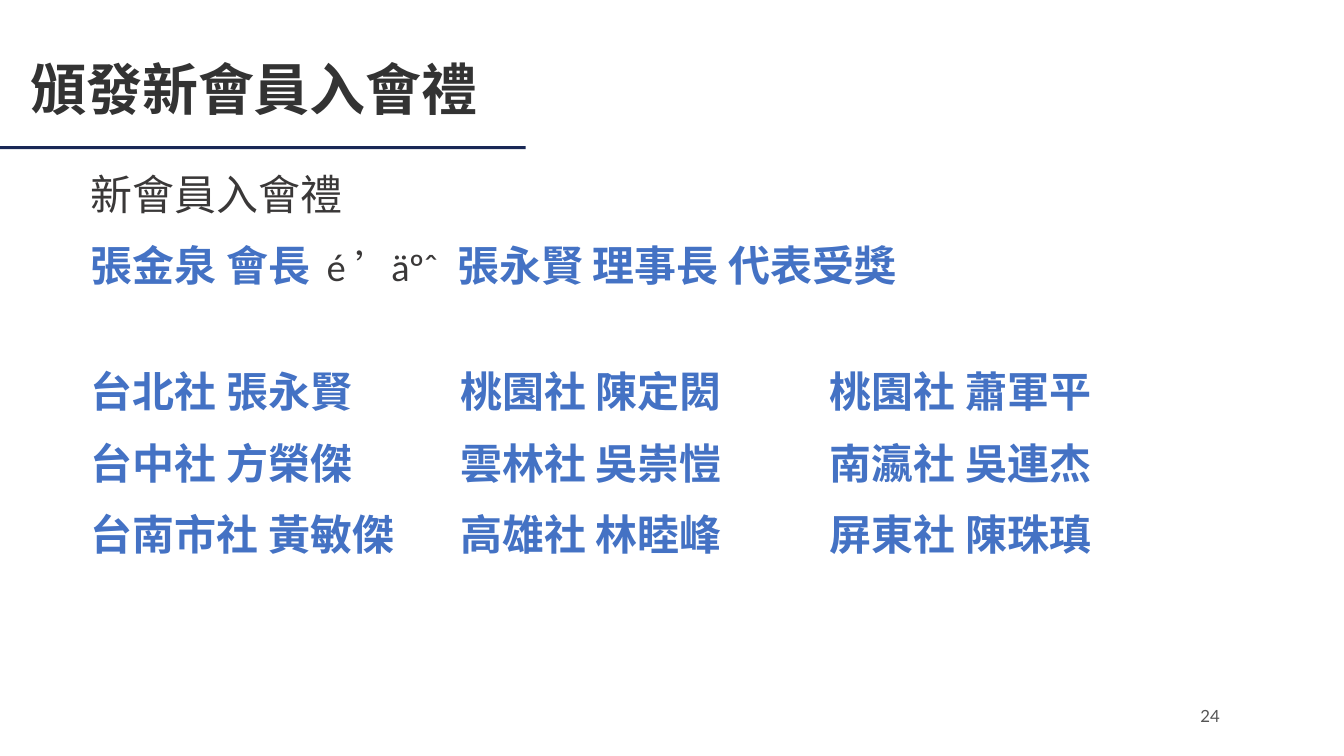
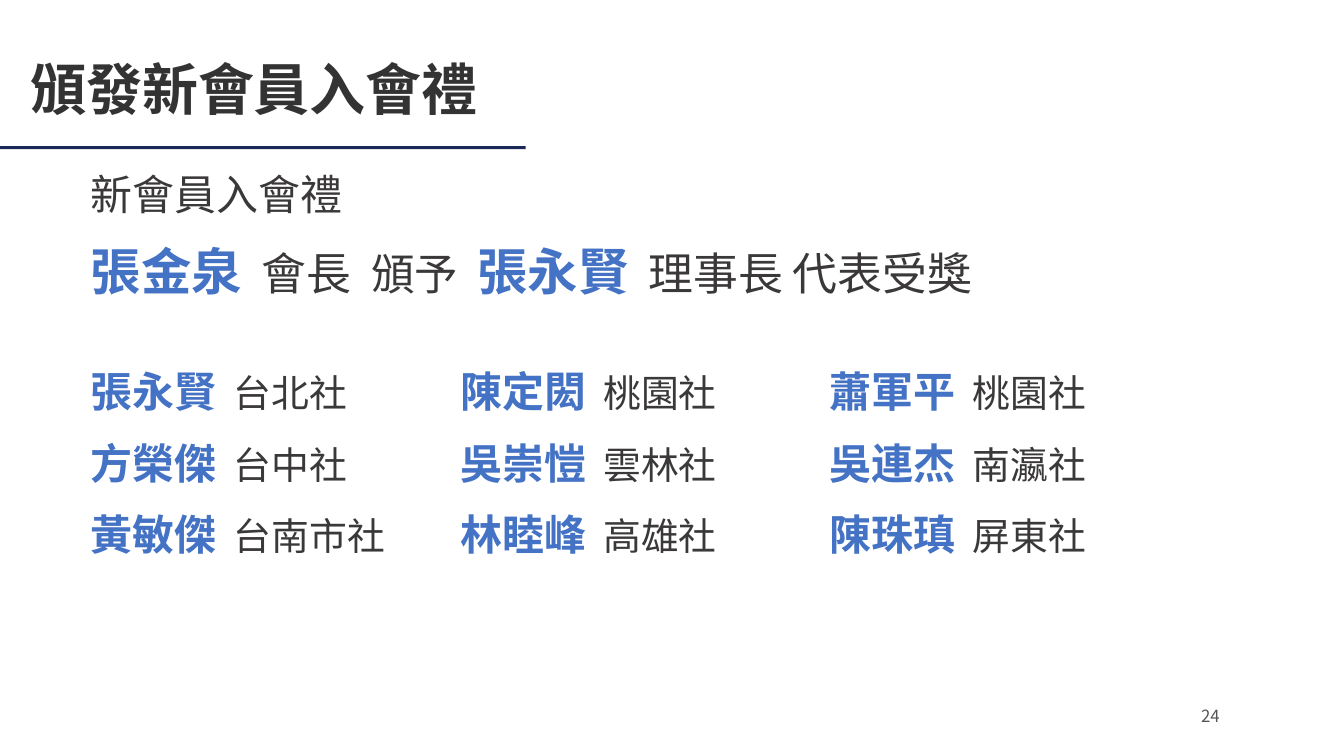
Before and after one commit to Ericliang680928/IAA, a slide deck: slide 24 of 20261204/agm/IAA會員大會簡報_20261204.pptx. Drawn at 1344x756 pixels with LibreOffice and Linux fonts; fonts in the diff are those of the drawing; background and template pictures are left out. Boxes give left, top, right and bottom in pixels: in the first picture for what was removed or moved away, otherwise in the second. Text is boxed around its words. In the diff, an @@ line names an element or a change of style, - is before the commit and + after.

```diff
--- a/20261204/agm/IAA會員大會簡報_20261204.pptx
+++ b/20261204/agm/IAA會員大會簡報_20261204.pptx
@@ text at (91,247,972,295): text changed; size 30 to 32 pt; font Lato to Noto Sans CJK SC; text colour #4472C4 to #3A3838; bold off @@
-張金泉 會長 é ’äºˆ 張永賢 理事長 代表受獎
+張金泉 會長 頒予 張永賢 理事長 代表受獎
@@ text at (91,371,347,411): text changed; font Lato to Noto Sans CJK SC @@
-台北社 張永賢
+張永賢 台北社
@@ text at (460,371,716,411): text changed; font Lato to Noto Sans CJK SC @@
-桃園社 陳定閎
+陳定閎 桃園社
@@ text at (830,371,1086,411): text changed; font Lato to Noto Sans CJK SC @@
-桃園社 蕭軍平
+蕭軍平 桃園社
@@ text at (91,443,347,483): text changed; font Lato to Noto Sans CJK SC @@
-台中社 方榮傑
+方榮傑 台中社
@@ text at (460,443,716,483): text changed; font Lato to Noto Sans CJK SC @@
-雲林社 吳崇愷
+吳崇愷 雲林社
@@ text at (830,443,1086,483): text changed; font Lato to Noto Sans CJK SC @@
-南瀛社 吳連杰
+吳連杰 南瀛社
@@ text at (91,514,385,554): text changed; size 30 to 27 pt; font Lato to Noto Sans CJK SC; text colour #4472C4 to #3A3838; bold off @@
-台南市社 黃敏傑
+黃敏傑 台南市社
@@ text at (460,514,716,554): text changed; font Lato to Noto Sans CJK SC @@
-高雄社 林睦峰
+林睦峰 高雄社
@@ text at (830,514,1086,554): text changed; font Lato to Noto Sans CJK SC @@
-屏東社 陳珠瑱
+陳珠瑱 屏東社
@@ page number at (1201,709,1220,722): font Lato to Noto Sans CJK SC @@
```
Also in this commit, not shown: 36 other slides changed, 3 other files.
